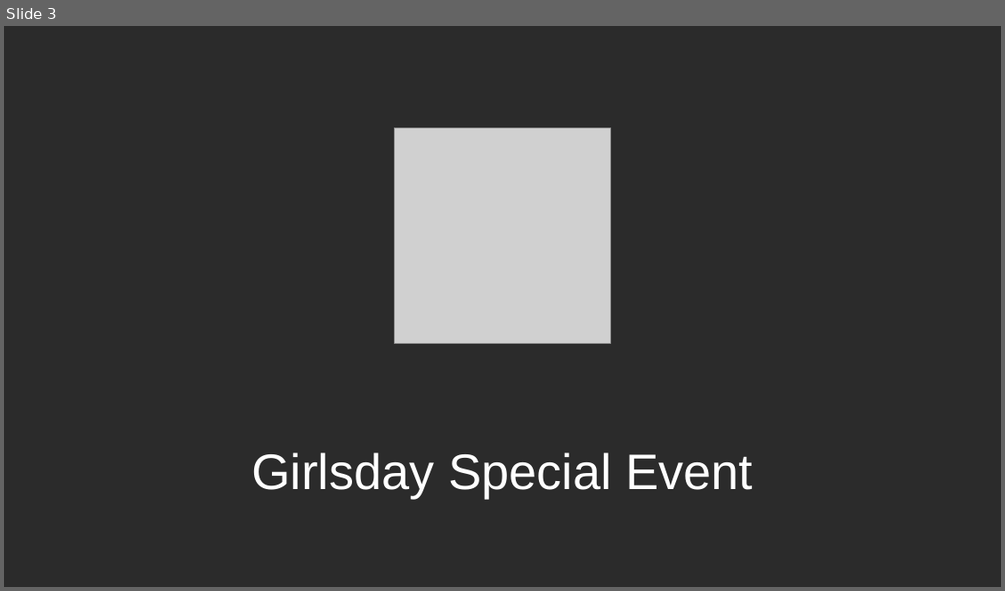
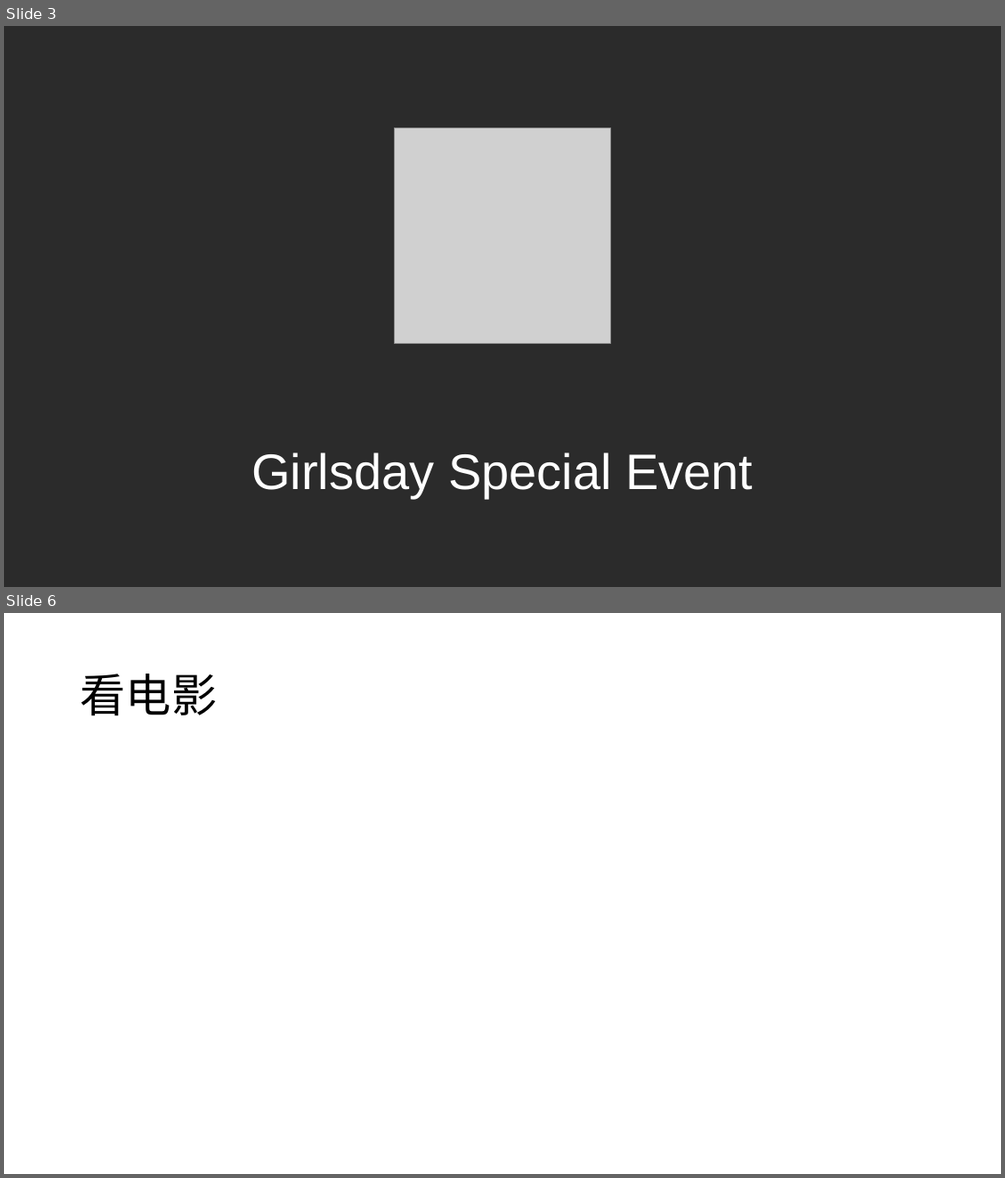
Before and after one commit to TingliangZhang/girlsday2021, a slide deck: LaunchEvent/20210307GirlsDay.pptx. Shown one above the other, each under a label of ours: slide 3 before the commit, slides 3 and 6 after it; the slides between them are not shown. The pictures are 1005x591 and 1005x1178 pixels, drawn with LibreOffice and Linux fonts; fonts in the diff are those of the drawing; grey boxes stand for pictures; background and template pictures are left out; a plain dark background stands for a picture behind light text. Boxes give left, top, right and bottom in pixels: in the first picture for what was removed or moved away, otherwise in the second. Text is boxed around its words. In the diff, an @@ line names an element or a change of style, - is before the commit and + after.

```diff
--- a/LaunchEvent/20210307GirlsDay.pptx
+++ b/LaunchEvent/20210307GirlsDay.pptx
@@ slide 6 added at (4,613,1001,1174), background #FFFFFF @@
@@ title added at (80,674,217,716), 44 pt, text #000000 @@
+看电影
```
Also in this commit, not shown: 2 other slides added, 1 slide removed.
